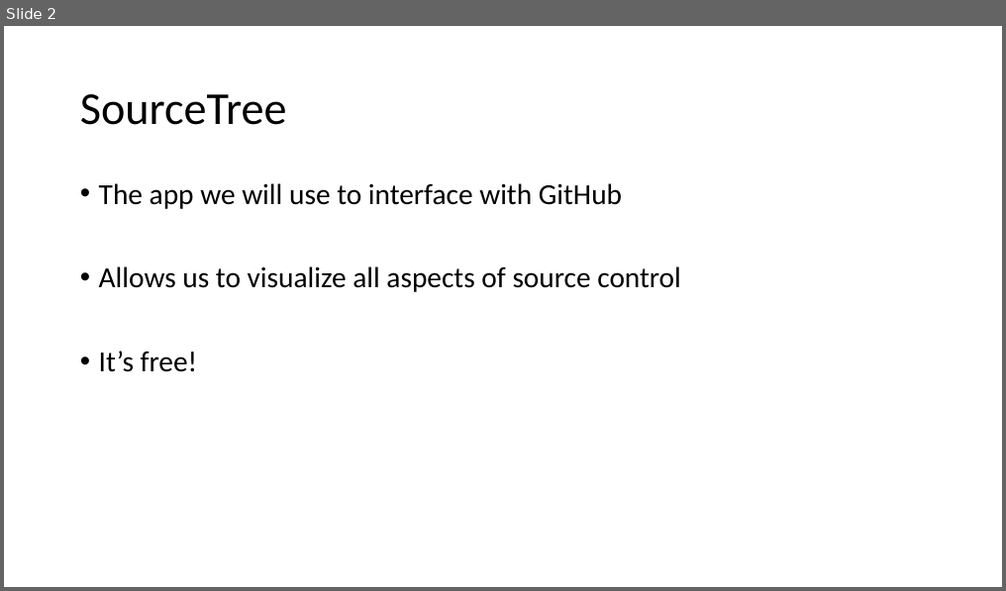
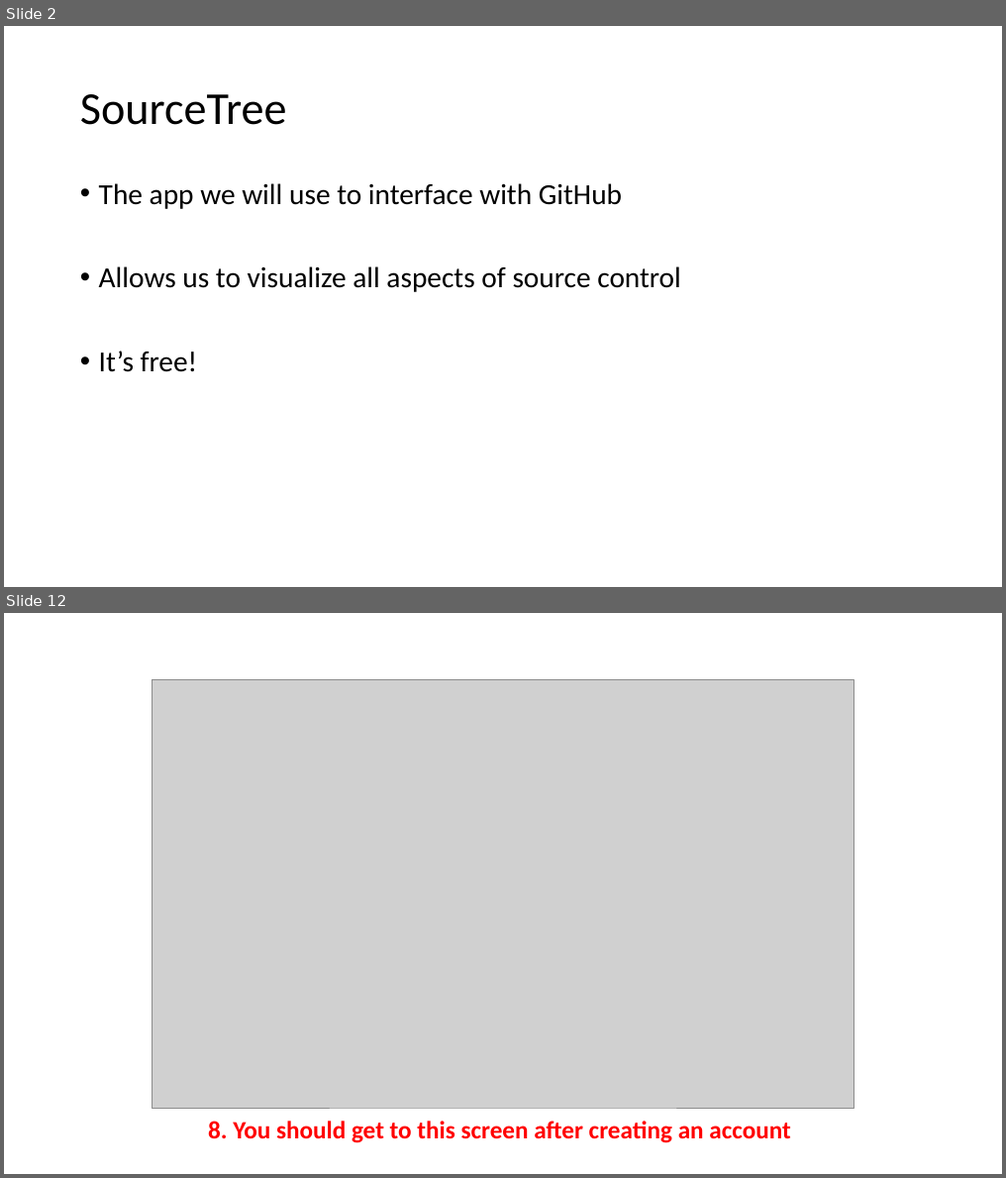
Before and after one commit to gbrunner/programming-for-gis-and-rs, a slide deck: SourceTree Install Instructions.pptx. Shown one above the other, each under a label of ours: slide 2 before the commit, slides 2 and 12 after it; the slides between them are not shown. The pictures are 1006x591 and 1006x1178 pixels, drawn with LibreOffice and Linux fonts; fonts in the diff are those of the drawing; grey boxes stand for pictures. Boxes give left, top, right and bottom in pixels: in the first picture for what was removed or moved away, otherwise in the second. Text is boxed around its words. In the diff, an @@ line names an element or a change of style, - is before the commit and + after.

```diff
--- a/SourceTree Install Instructions.pptx
+++ b/SourceTree Install Instructions.pptx
@@ slide 12 added at (4, 613, 1002, 1174), background #FFFFFF @@
@@ picture added at (152, 679, 854, 1109) @@
@@ text added at (208, 1121, 790, 1144), 24 pt, text #FF0000, bold @@
+8. You should get to this screen after creating an account
```
Also in this commit, not shown: 1 slide changed, 13 other slides added, 15 slides removed.
